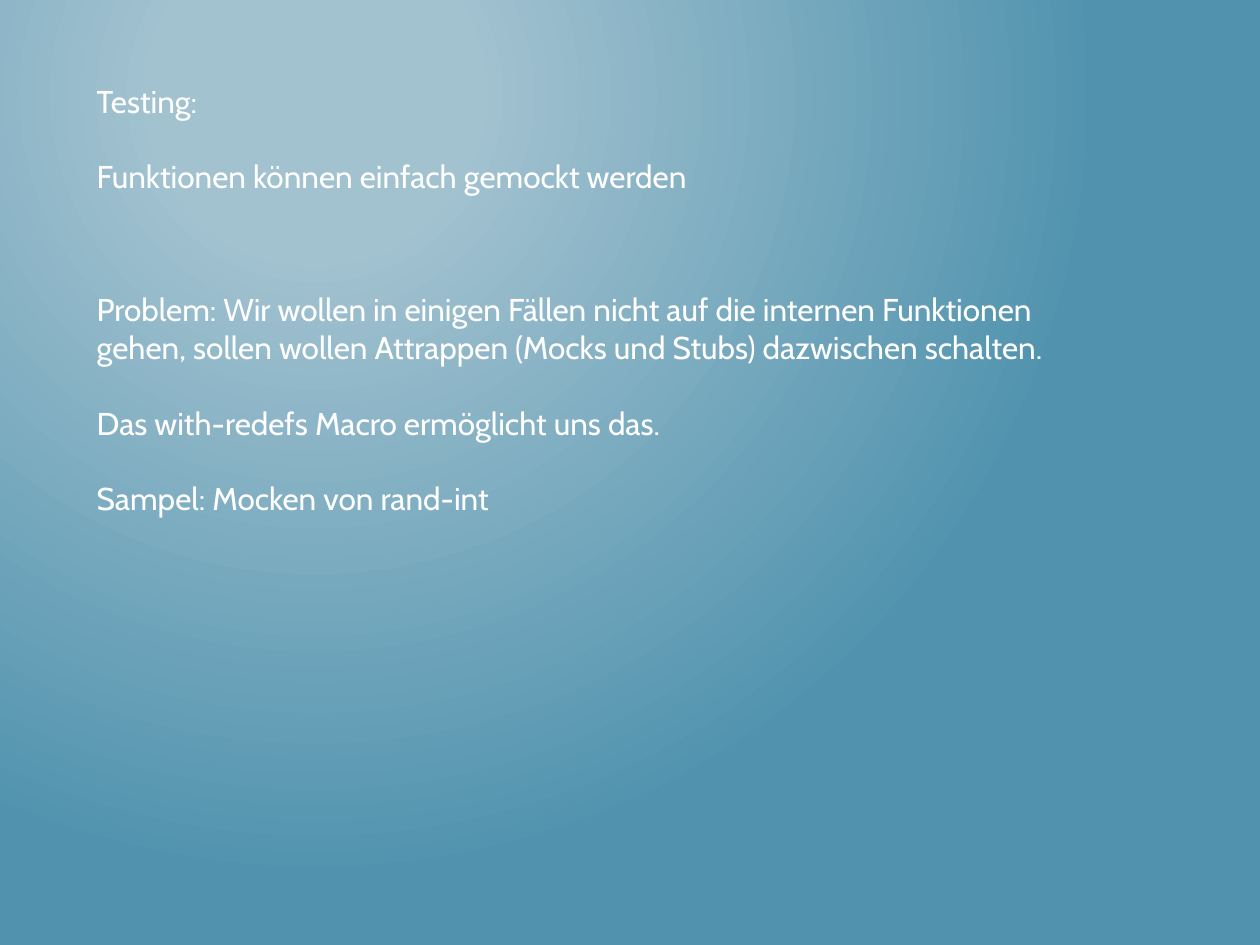
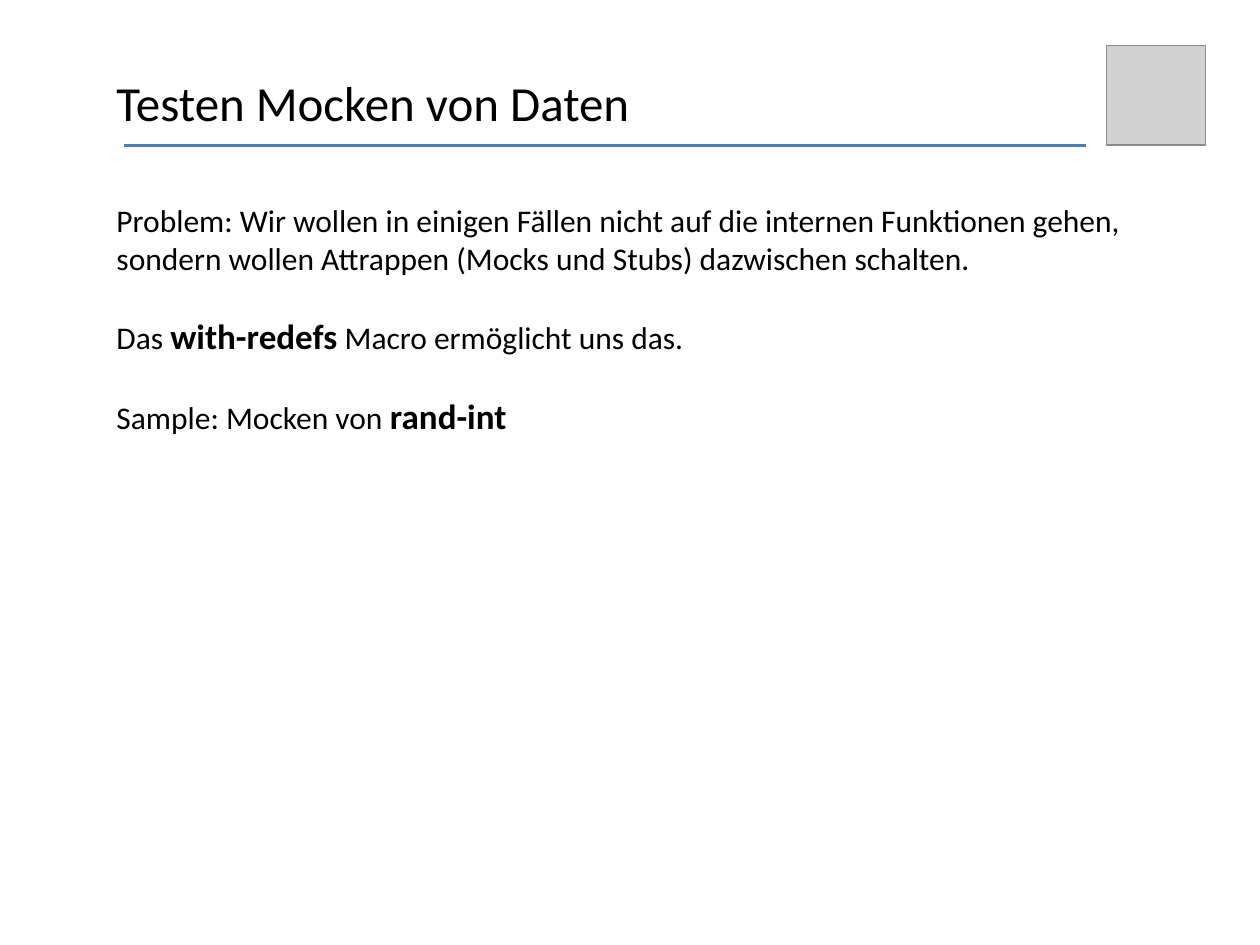
Before and after one commit to thomasschulte/ClojureUsergroupDemo, a slide deck: slide 28 of Clojure Vortrag .NET User Group.pptx (slide 34 before the commit). Drawn at 1260x945 pixels with LibreOffice and Linux fonts; fonts in the diff are those of the drawing; grey boxes stand for pictures. Boxes give left, top, right and bottom in pixels: in the first picture for what was removed or moved away, otherwise in the second. Text is boxed around its words. In the diff, an @@ line names an element or a change of style, - is before the commit and + after.

```diff
--- a/Clojure Vortrag .NET User Group.pptx
+++ b/Clojure Vortrag .NET User Group.pptx
@@ background gradient #A3C3D1 to #5194AF to #FFFFFF @@
@@ picture added at <box>1106,45,1206,145</box> @@
@@ text added at <box>116,87,629,122</box>, 28 pt, text #000000 @@
+Testen Mocken von Daten
@@ text removed at <box>97,91,687,196</box> @@
-Testing:
-Funktionen können einfach gemockt werden
@@ line added from (123, 145) to (1086, 145), #4B7EBC 1.75 pt @@
@@ text "Problem: Wir wollen in einigen ...": place and size @@
-text "Problem: Wir wollen in einigen ..." at <box>97,297,1042,517</box>
+text "Problem: Wir wollen in einigen ..." at <box>116,210,1120,434</box>
@@ text at <box>116,210,1120,275</box>: text changed; font Cabin to Calibri; text colour #FFFFFF to #000000 @@
-Problem: Wir wollen in einigen Fällen nicht auf die internen Funktionen gehen, sollen wollen Attrappen (Mocks und Stubs) dazwischen schalten.
+Problem: Wir wollen in einigen Fällen nicht auf die internen Funktionen gehen, sondern wollen Attrappen (Mocks und Stubs) dazwischen schalten.
@@ text at <box>116,324,683,355</box>: size 18 to 20 pt, bold on in "with-redefs"; font Cabin to Calibri, text colour #FFFFFF to #000000 in "Das with-redefs Macro ermöglicht uns das." @@
@@ text at <box>116,404,507,434</box>: text changed; font Cabin to Calibri; text colour #FFFFFF to #000000 @@
-Sampel: Mocken von rand-int
+Sample: Mocken von rand-int
```
Also in this commit, not shown: 33 other slides changed, 5 slides added, 10 slides removed.
